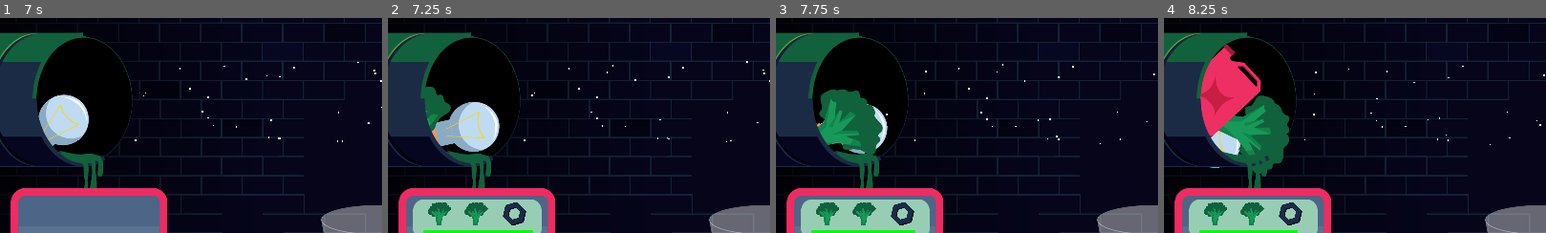
Above: before the commit, frames 1-4 (left to right).
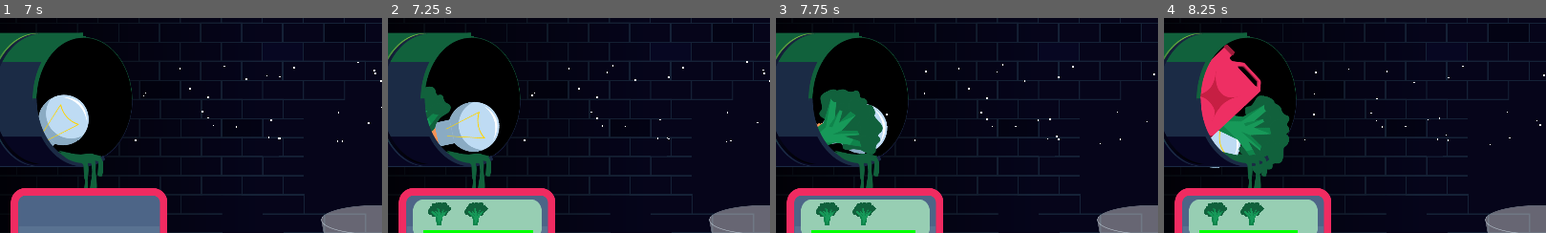
Above: after the commit, the same moments.

Repository: Daxidz/orbital-5-cyberpunk
Game: Godot game, scene res://src/scene_manager.tscn
Two runs of this game, one before a commit and one after it. Both use one fixed random seed, a clock stepped at 60 frames per second and the inputs below. The engine's default icon, where the game draws it, is replaced by a stand-in: a white triangle on a blue panel in a dark square.
Inputs (mouse positions are % of the whole screen's width and height, from its top left):
- Up to frame 1 (7 s): click (80, 84) at 0.5 s; click (80, 84) at 1.25 s; click (23, 53) at 2 s; click (23, 53) at 2.75 s; move the mouse to (72, 45) at 3.52 s; press the mouse at (72, 45) at 3.53 s; move the mouse to (30, 55) at 4.27 s; release the mouse at (30, 55) at 4.28 s; click (30, 55) at 4.35 s; click (49, 90) at 5 s; click (49, 90) at 5.75 s; click (49, 90) at 6.5 s
- Up to frame 2 (7.25 s): no input
- Up to frame 3 (7.75 s): move the mouse to (10, 28) at 7.27 s; press the mouse at (10, 28) at 7.28 s
- Up to frame 4 (8.25 s): move the mouse to (11, 28) at 8.02 s; release the mouse at (11, 28) at 8.03 s; click (11, 28) at 8.1 s
The pictures show only the part of the screen within x 0-50%, y 3-53%; the shares and areas given below are measured in that part.

Frame 1 is identical in both runs. In frame 2, 0.4% of the frame differs, in the area x 30-37%, y 85-97%; in frame 3, 0.4%; in frame 4, 0.4%.

Commit message:
Fix recipes bug

Diff:
--- a/src/main.tscn
+++ b/src/main.tscn
@@ -159,8 +159,6 @@
 
 [node name="RecipePanel" parent="." instance=ExtResource("9_rft4q")]
 visible = false
-z_index = 15
-z_as_relative = false
 
 [node name="TextBoxesManager" parent="." instance=ExtResource("10_s6m7u")]
 
--- a/src/recipe_panel.tscn
+++ b/src/recipe_panel.tscn
@@ -17,18 +17,21 @@
 centered = false
 
 [node name="Ingredient1" type="Sprite2D" parent="Background"]
+visible = false
 z_index = 3
 position = Vector2(68, 25)
 scale = Vector2(0.3, 0.215152)
 texture = ExtResource("4_28l5s")
 
 [node name="Ingredient2" type="Sprite2D" parent="Background"]
+visible = false
 z_index = 3
 position = Vector2(160, 25)
 scale = Vector2(0.3, 0.215152)
 texture = ExtResource("4_28l5s")
 
 [node name="Ingredient3" type="Sprite2D" parent="Background"]
+visible = false
 z_index = 3
 position = Vector2(256, 25)
 scale = Vector2(0.3, 0.215152)
--- a/src/recipes_manager.gd
+++ b/src/recipes_manager.gd
@@ -109,7 +109,7 @@
 	var ingredients = []
 	for i in range(nb_ingredients):
 		ingredients.push_back(TEXTURES.keys().pick_random())
-	var recipe: Recipe = Recipe.new(ingredients, Time.get_ticks_msec())
+	var recipe: Recipe = Recipe.new(ingredients.duplicate(), Time.get_ticks_msec())
 	self.ongoing_recipes.append(recipe)
 
 	self.redraw_recipes()
@@ -125,8 +125,9 @@
 		self.spawn_new_recipe()
 
 func is_ongoing_recipe_valid(ingredients: Array):
-	print_debug("is_ongoing_recipe_valid()")
 	ingredients.sort()
+
+	print_debug(ingredients)
 
 	var same = self.ongoing_recipes.filter(func(recipe): return recipe.ingredients == ingredients)
 	if (same.size() > 0):
@@ -136,6 +137,7 @@
 				self.ongoing_recipes.erase(recipe)
 				break
 
+	print_debug("is_ongoing_recipe_valid(): %d" % same.size())
 	self.redraw_recipes()
 	return (same.size() > 0)
 
